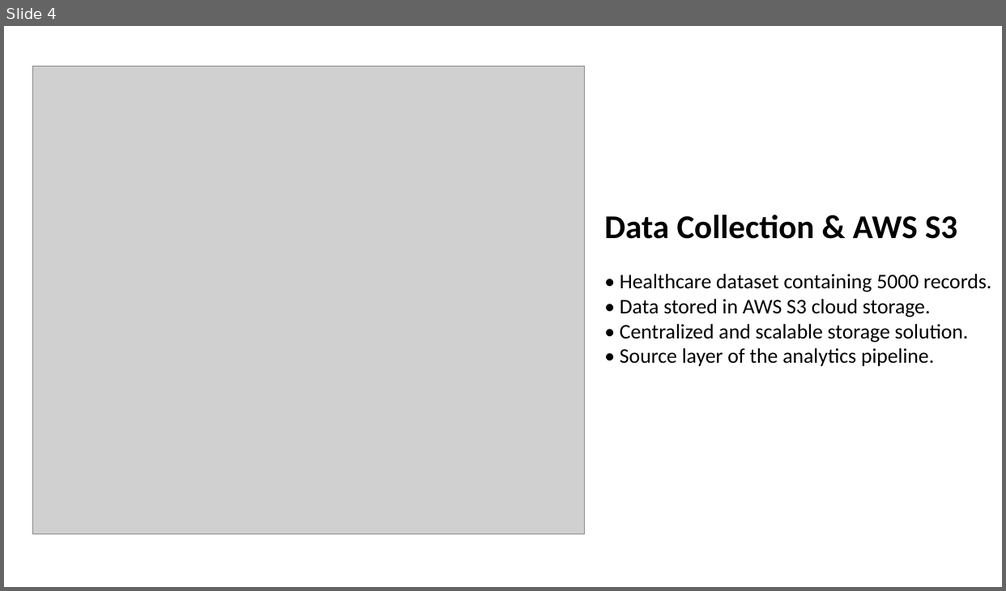
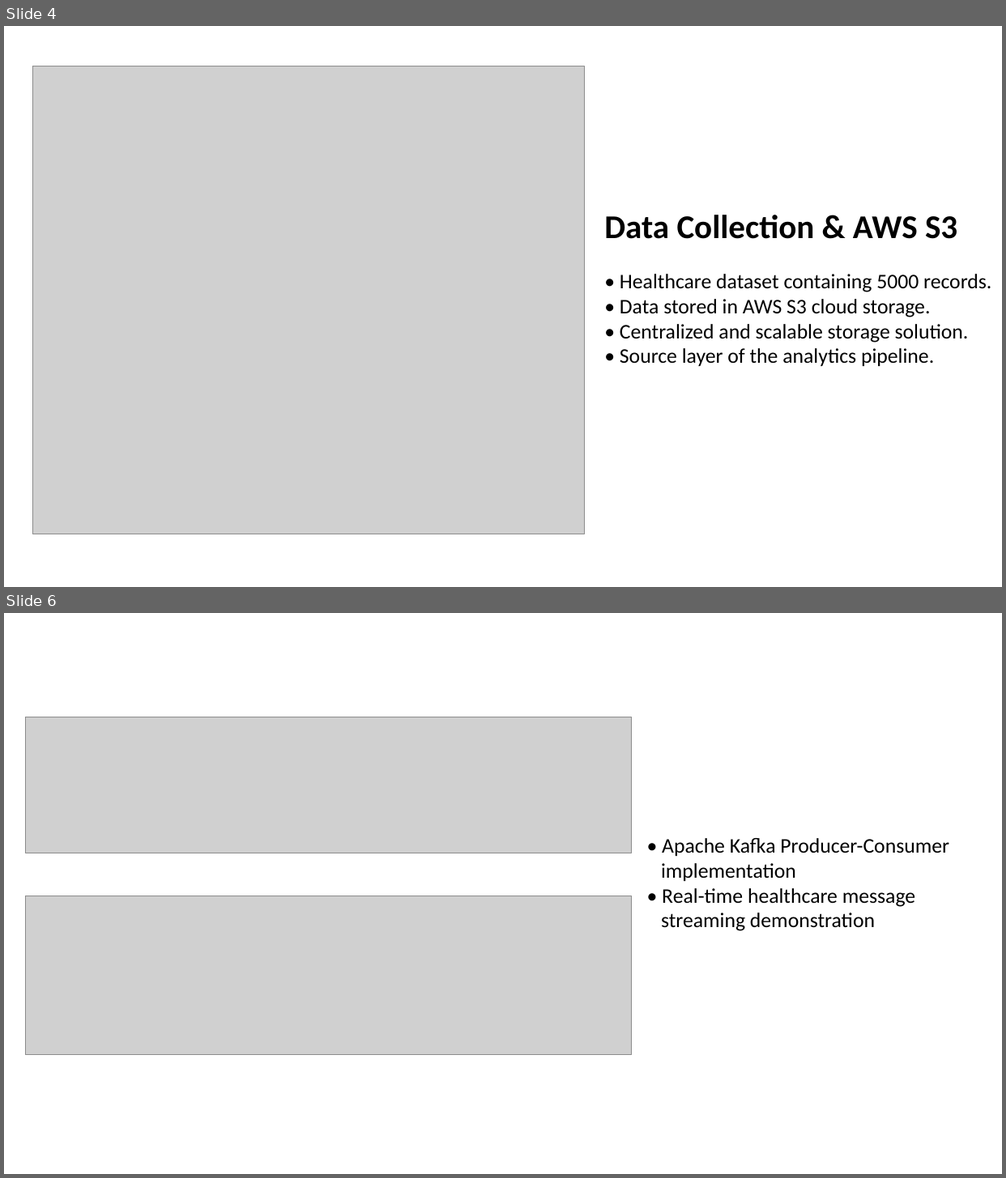
Before and after one commit to arpit-systems/healthcare-analytics-pipeline, a slide deck: PGDDE_Capstone_Healthcare_Analytics_Pipeline_IITJ.pptx. Shown one above the other, each under a label of ours: slide 4 before the commit, slides 4 and 6 after it; the slides between them are not shown. The pictures are 1006x591 and 1006x1178 pixels, drawn with LibreOffice and Linux fonts; fonts in the diff are those of the drawing; grey boxes stand for pictures. Boxes give left, top, right and bottom in pixels: in the first picture for what was removed or moved away, otherwise in the second. Text is boxed around its words. In the diff, an @@ line names an element or a change of style, - is before the commit and + after.

Commit message:
Final README update with Kafka Databricks and CI/CD

```diff
--- a/PGDDE_Capstone_Healthcare_Analytics_Pipeline_IITJ.pptx
+++ b/PGDDE_Capstone_Healthcare_Analytics_Pipeline_IITJ.pptx
@@ slide 6 added at box(4, 613, 1002, 1174), background #FFFFFF @@
@@ picture added at box(25, 717, 632, 853) @@
@@ text added at box(661, 838, 949, 931), 20 pt, text #000000 @@
+• Apache Kafka Producer-Consumer
+implementation
+• Real-time healthcare message
+streaming demonstration
@@ picture added at box(25, 896, 632, 1054) @@
```
Also in this commit, not shown: 9 slides changed, 2 other slides added, 3 other files.
